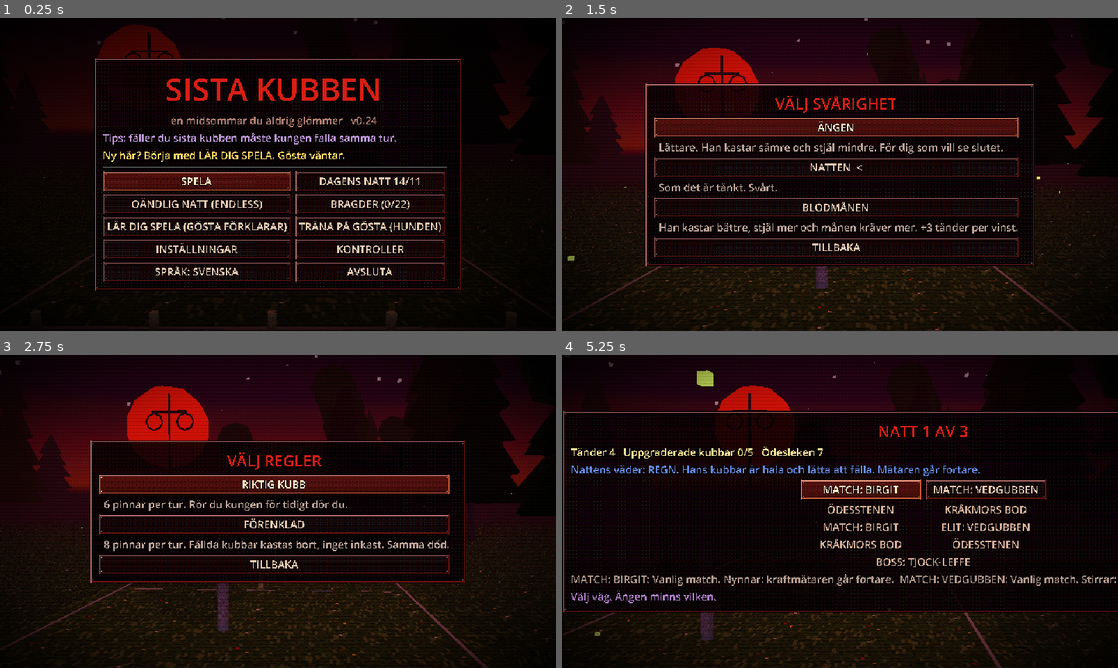
Above: before the commit, frames 1-4 (two rows, left to right).
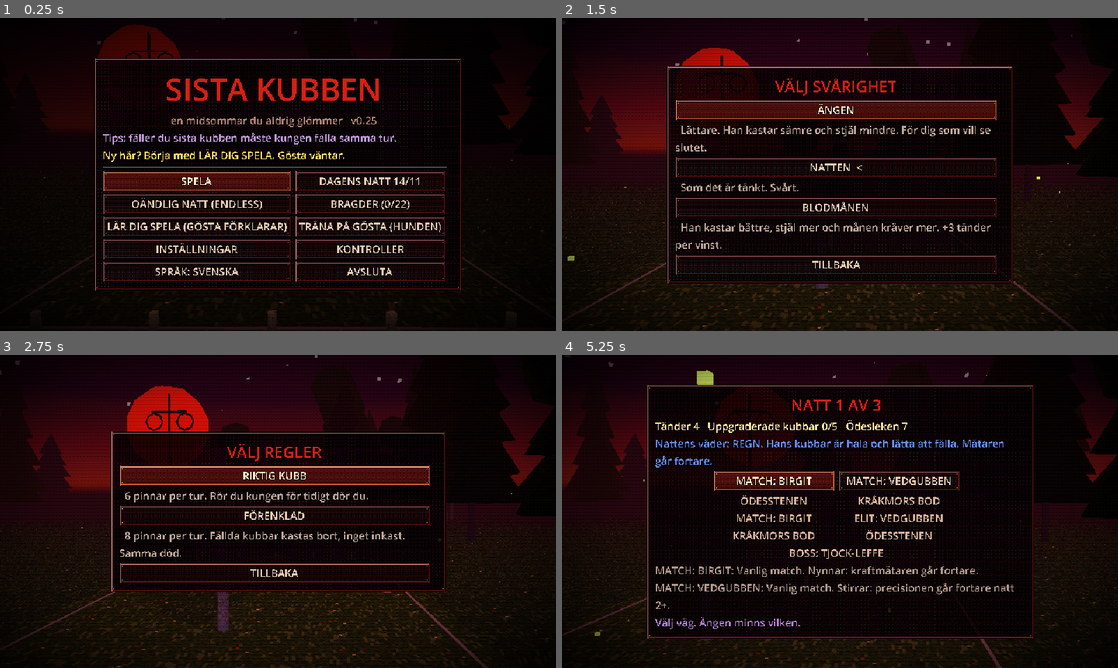
Above: after the commit, the same moments.

Repository: Mirmitee/Sista-kubben
Game: Godot game, scene res://scenes/main.tscn
Same seed, same stepped clock (60 frames per second), same inputs: the game is played once before the commit and once after it.
Inputs (mouse positions are in pixels of both pictures, inside the frame that each line leads up to):
- Up to frame 1 (0.25 s): no input
- Up to frame 2 (1.5 s): click "SPELA" at 0.5 s; click "RIKTIG KUBB" at 1.25 s
- Up to frame 3 (2.75 s): click "TILLBAKA" at 2 s
- Up to frame 4 (5.25 s): click "FÖRENKLAD" at 2.75 s; tap Enter at 3.5 s; move the mouse to (962, 495) at 3.52 s; hold D 3.53-4.25 s; hold F 3.53-4.25 s; tap L at 3.6, 5.1 s; click (962, 495) at 3.67 s; tap Space at 3.77 s; drag from (728, 527) to (812, 574) at 4.27 s; move the mouse to (895, 442) at 5.02 s; hold D from 5.03 s (still down); hold F from 5.03 s (still down)

The runs differ from the first frame. In frame 1, less than 0.1% of the frame differs, in the area x 66-68%, y 31-35%; in frame 2, 26%; in frame 3, 20%; in frame 4, 35%, in the area x 0-100%, y 9-91%.

Commit message:
v0.25: skärmlägen, fönsterstorlek, pixelperfekt skalning, text som bryts
Co-Authored-By: Claude Opus 5.5 <noreply@anthropic.com>
Claude-Session: https://claude.ai/code/session_019RpfzPmryS1zhhxqKo9KRJ

Diff:
--- a/project.godot
+++ b/project.godot
@@ -29,6 +29,7 @@
 window/size/window_width_override=1920
 window/size/window_height_override=1080
 window/stretch/mode="viewport"
+window/stretch/scale_mode="integer"
 
 [gui]
 
--- a/scripts/main.gd
+++ b/scripts/main.gd
@@ -3237,7 +3237,7 @@
 	if e is InputEventKey and e.pressed and not e.echo:
 		match e.keycode:
 			KEY_F11:
-				Settings.set_value("fullscreen", not Settings.fullscreen)
+				Settings.set_value("window_mode", "windowed" if Settings.fullscreen else "fullscreen")
 			KEY_L:
 				Lang.toggle()
 				Settings.save()
@@ -3561,6 +3561,11 @@
 	for i in 90:
 		await get_tree().process_frame
 	vp.get_texture().get_image().save_png(prefix + "_meny.png")
+	menu.show_page("settings")
+	for i in 5:
+		await get_tree().process_frame
+	vp.get_texture().get_image().save_png(prefix + "_installningar.png")
+	menu.show_page("title")
 	Run.start("vanlig")
 	Run.teeth = 14
 	Run.cards.assign(["krakkubb", "", "krutkubb", "tummkubb", "krutkubb"])
--- a/scripts/settings.gd
+++ b/scripts/settings.gd
@@ -13,6 +13,13 @@
 var volume := 0.8
 var music := 0.6
 var fullscreen := false
+## Skärmläge: "windowed", "fullscreen" (kantlös helskärm) eller "exclusive".
+var window_mode := ""
+## Fönsterstorlek (index i RESOLUTIONS), -1 = största som får plats.
+var resolution := -1
+## Skalning: "pixel" = hela pixlar (skarp text, ev. svarta kanter), "fill" = fyll fönstret.
+var scaling := "pixel"
+const RESOLUTIONS: Array[Vector2i] = [Vector2i(960, 540), Vector2i(1280, 720), Vector2i(1600, 900), Vector2i(1920, 1080), Vector2i(2560, 1440), Vector2i(3200, 1800), Vector2i(3840, 2160)]
 var rules := "real"        # "real" eller "simple"
 var show_hints := true
 var throw_mode := "meter"  # "meter" (tajmade tryck) eller "drag" (musdrag)
@@ -58,6 +65,9 @@
 	power_meter = cf.get_value("kast", "power_meter", power_meter)
 	wobble = cf.get_value("grafik", "wobble", wobble)
 	fullscreen = cf.get_value("grafik", "fullscreen", fullscreen)
+	window_mode = cf.get_value("grafik", "window_mode", "fullscreen" if fullscreen else "windowed")
+	resolution = cf.get_value("grafik", "resolution", resolution)
+	scaling = cf.get_value("grafik", "scaling", scaling)
 	volume = cf.get_value("ljud", "volume", volume)
 	music = cf.get_value("ljud", "music", music)
 	rules = cf.get_value("spel", "rules", rules)
@@ -78,6 +88,9 @@
 	cf.set_value("kast", "power_meter", power_meter)
 	cf.set_value("grafik", "wobble", wobble)
 	cf.set_value("grafik", "fullscreen", fullscreen)
+	cf.set_value("grafik", "window_mode", window_mode)
+	cf.set_value("grafik", "resolution", resolution)
+	cf.set_value("grafik", "scaling", scaling)
 	cf.set_value("ljud", "volume", volume)
 	cf.set_value("ljud", "music", music)
 	cf.set_value("spel", "rules", rules)
@@ -96,10 +109,44 @@
 	RenderingServer.global_shader_parameter_set("ps1_snap", lerpf(480.0, 60.0, wobble))
 	AudioServer.set_bus_volume_db(0, linear_to_db(maxf(volume, 0.0001)))
 	if DisplayServer.get_name() != "headless":
-		var want := DisplayServer.WINDOW_MODE_FULLSCREEN if fullscreen else DisplayServer.WINDOW_MODE_WINDOWED
-		if DisplayServer.window_get_mode() != want:
-			DisplayServer.window_set_mode(want)
+		_apply_display()
 	changed.emit()
+
+
+## Största fönsterstorleken som får plats på skärmen (utan att täcka aktivitetsfältet).
+func fit_resolution() -> int:
+	var usable := DisplayServer.screen_get_usable_rect(DisplayServer.window_get_current_screen()).size
+	var best := 0
+	for i in RESOLUTIONS.size():
+		# lite marginal för fönsterramen
+		if RESOLUTIONS[i].x <= usable.x - 16 and RESOLUTIONS[i].y <= usable.y - 48:
+			best = i
+	return best
+
+
+func window_size() -> Vector2i:
+	return RESOLUTIONS[clampi(resolution if resolution >= 0 else fit_resolution(), 0, RESOLUTIONS.size() - 1)]
+
+
+func _apply_display() -> void:
+	if window_mode == "":
+		window_mode = "fullscreen" if fullscreen else "windowed"
+	fullscreen = window_mode != "windowed"
+	var root := get_tree().root
+	# hela pixlar: 640x360 skalas x2, x3, x4 ... så att varje bokstav blir lika skarp
+	root.content_scale_stretch = Window.CONTENT_SCALE_STRETCH_INTEGER if scaling == "pixel" else Window.CONTENT_SCALE_STRETCH_FRACTIONAL
+	var want := DisplayServer.WINDOW_MODE_WINDOWED
+	match window_mode:
+		"fullscreen": want = DisplayServer.WINDOW_MODE_FULLSCREEN
+		"exclusive": want = DisplayServer.WINDOW_MODE_EXCLUSIVE_FULLSCREEN
+	if DisplayServer.window_get_mode() != want:
+		DisplayServer.window_set_mode(want)
+	if want == DisplayServer.WINDOW_MODE_WINDOWED:
+		var sz := window_size()
+		if DisplayServer.window_get_size() != sz:
+			DisplayServer.window_set_size(sz)
+			var scr := DisplayServer.screen_get_usable_rect(DisplayServer.window_get_current_screen())
+			DisplayServer.window_set_position(scr.position + (scr.size - sz) / 2)
 
 
 func set_value(key: String, v) -> void:
--- a/scripts/ui/menu.gd
+++ b/scripts/ui/menu.gd
@@ -186,7 +186,7 @@
 	# radbrytande etiketter vet sin storlek först efter en bildruta till
 	for f in 2:
 		var need := box.get_combined_minimum_size()
-		scroll.custom_minimum_size = Vector2(need.x + (10.0 if need.y > 330.0 else 0.0), minf(need.y, 330.0))
+		scroll.custom_minimum_size = Vector2(minf(need.x + (10.0 if need.y > 330.0 else 0.0), 612.0), minf(need.y, 330.0))
 		await get_tree().process_frame
 		if not is_instance_valid(scroll) or box != _box:
 			return
@@ -212,11 +212,26 @@
 	_box.add_child(l)
 
 
-func _text(text: String, color := Color(0.75, 0.65, 0.6)) -> void:
+const MAX_TEXT_W := 596.0
+
+
+## Brödtext i menyerna. Bryts på ord så att en lång rad aldrig kan trycka
+## ut panelen utanför skärmen.
+func _text(text: String, color := Color(0.75, 0.65, 0.6)) -> Label:
 	var l := Label.new()
 	l.text = text
 	l.add_theme_color_override("font_color", color)
+	l.autowrap_mode = TextServer.AUTOWRAP_WORD_SMART
+	l.custom_minimum_size.x = minf(_text_w(text, Settings.fs(8)), MAX_TEXT_W)
 	_box.add_child(l)
+	return l
+
+
+func _text_w(text: String, size: int) -> float:
+	var w := 0.0
+	for line in text.split("\n"):
+		w = maxf(w, ThemeDB.fallback_font.get_string_size(line, HORIZONTAL_ALIGNMENT_LEFT, -1, size).x)
+	return ceilf(w) + 2.0
 
 
 func _button(text: String, cb: Callable) -> Button:
@@ -271,7 +286,7 @@
 
 func _page_title() -> void:
 	_title("SISTA KUBBEN", 24)
-	_title(_t("en midsommar du aldrig glömmer", "a midsummer you'll never forget") + "   v0.24", 8, Color(0.7, 0.5, 0.45))
+	_title(_t("en midsommar du aldrig glömmer", "a midsummer you'll never forget") + "   v0.25", 8, Color(0.7, 0.5, 0.45))
 	if Run.lifetime.runs > 0:
 		_text(_t("Runs %d   Vinster %d   Bästa natt %d   Kubbar %d   Pinnar %d/%d", "Runs %d   Wins %d   Best night %d   Kubbs %d   Batons %d/%d") % [
 			Run.lifetime.runs, Run.lifetime.wins, mini(Run.lifetime.best_night, 3), Run.lifetime.kubbs,
@@ -355,7 +370,7 @@
 	_slider(_t("MUSIK", "MUSIC"), "music", 0.0, 1.0, 0.05)
 	_slider(_t("PS1-DARR", "PS1 WOBBLE"), "wobble", 0.0, 1.0, 0.1)
 	_slider(_t("SKAKNING", "SCREEN SHAKE"), "shake", 0.0, 1.5, 0.1)
-	_toggle(_t("HELSKÄRM", "FULLSCREEN"), "fullscreen")
+	_display_options()
 	_toggle(_t("SIKTHJÄLP", "AIM ASSIST"), "aim_assist")
 	_toggle(_t("KRAFTMÄTARE", "POWER METER"), "power_meter")
 	_toggle(_t("TIPS PÅ SKÄRMEN", "ON-SCREEN TIPS"), "show_hints")
@@ -366,6 +381,38 @@
 		_root.theme = _make_theme()
 		show_page("settings"))
 	_button(_t("TILLBAKA", "BACK"), func(): show_page("pause" if paused_menu else "title"))
+
+
+## Skärmläge, fönsterstorlek och skalning.
+func _display_options() -> void:
+	var modes := ["windowed", "fullscreen", "exclusive"]
+	var mode_names := {"windowed": _t("FÖNSTER", "WINDOWED"), "fullscreen": _t("HELSKÄRM (KANTLÖS)", "FULLSCREEN (BORDERLESS)"), "exclusive": _t("HELSKÄRM (EXKLUSIV)", "FULLSCREEN (EXCLUSIVE)")}
+	var mb := _button("", func(): pass)
+	var rb := _button("", func(): pass)
+	var sb := _button("", func(): pass)
+	var upd := func():
+		mb.text = _t("SKÄRMLÄGE: ", "DISPLAY: ") + mode_names.get(Settings.window_mode, mode_names.windowed)
+		var sz := Settings.window_size()
+		rb.text = _t("FÖNSTERSTORLEK: ", "WINDOW SIZE: ") + "%d x %d" % [sz.x, sz.y] + (_t("  (passar skärmen)", "  (fits screen)") if Settings.resolution < 0 else "")
+		rb.disabled = Settings.window_mode != "windowed"
+		sb.text = _t("SKALNING: ", "SCALING: ") + (_t("HELA PIXLAR (SKARPAST)", "WHOLE PIXELS (SHARPEST)") if Settings.scaling == "pixel" else _t("FYLL SKÄRMEN", "FILL SCREEN"))
+	upd.call()
+	mb.pressed.connect(func():
+		var i := modes.find(Settings.window_mode)
+		Settings.set_value("window_mode", modes[(i + 1) % modes.size()])
+		upd.call())
+	rb.pressed.connect(func():
+		# bläddra bland storlekar som får plats, sist "passar skärmen"
+		var maxi_r := Settings.fit_resolution()
+		var r := Settings.resolution + 1
+		if r > maxi_r:
+			r = -1
+		Settings.set_value("resolution", r)
+		upd.call())
+	sb.pressed.connect(func():
+		Settings.set_value("scaling", "fill" if Settings.scaling == "pixel" else "pixel")
+		upd.call())
+	_text(_t("Spelet ritas i 640 x 360 och förstoras. HELA PIXLAR ger skarpast text; då kan svarta kanter synas om skärmen inte är en jämn multipel.", "The game is drawn at 640 x 360 and scaled up. WHOLE PIXELS gives the sharpest text; black borders may show if your screen isn't an even multiple."), Color(0.6, 0.55, 0.5))
 
 
 func _page_controls() -> void:
@@ -1168,10 +1215,9 @@
 				l.add_theme_color_override("font_color", c)
 				row.add_child(l)
 	if Run.layer < Run.map.size():
-		var hints: Array[String] = []
+		# en rad per väg, så att inget sticker ut åt höger
 		for n in Run.map[Run.layer]:
-			hints.append(_node_name(n) + ": " + _node_desc(n))
-		_text("  ".join(hints), Color(0.7, 0.6, 0.55))
+			_text(_node_name(n) + ": " + _node_desc(n), Color(0.7, 0.6, 0.55))
 	_text(_t("Välj väg. Ängen minns vilken.", "Choose your path. The meadow remembers which."), Color(0.7, 0.5, 0.8))
 
 
Not shown, changed: release/SistaKubben.exe
